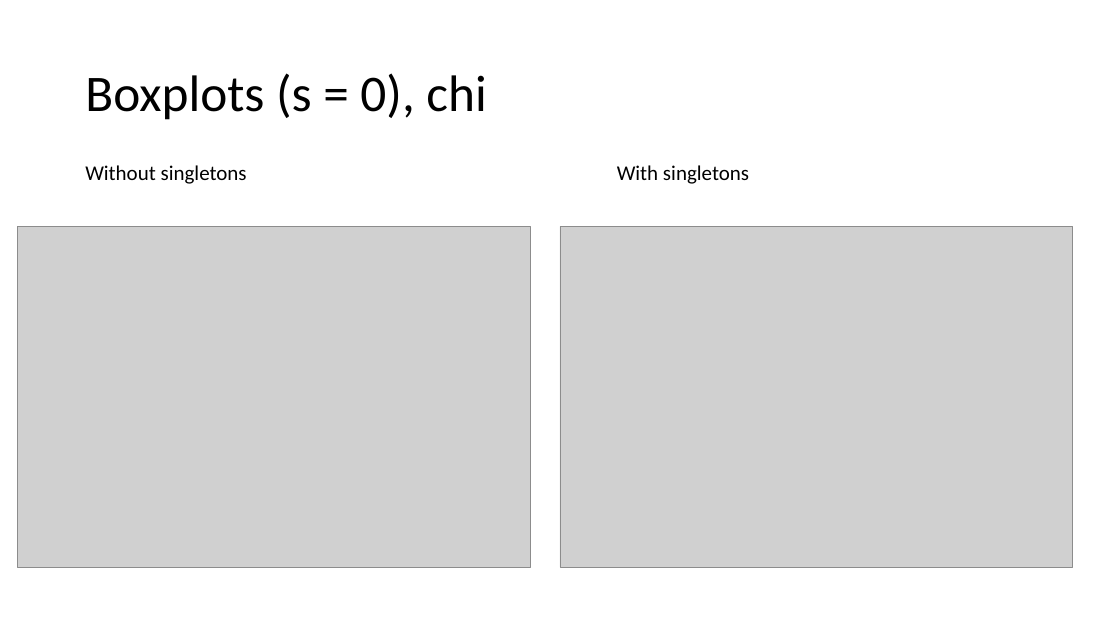
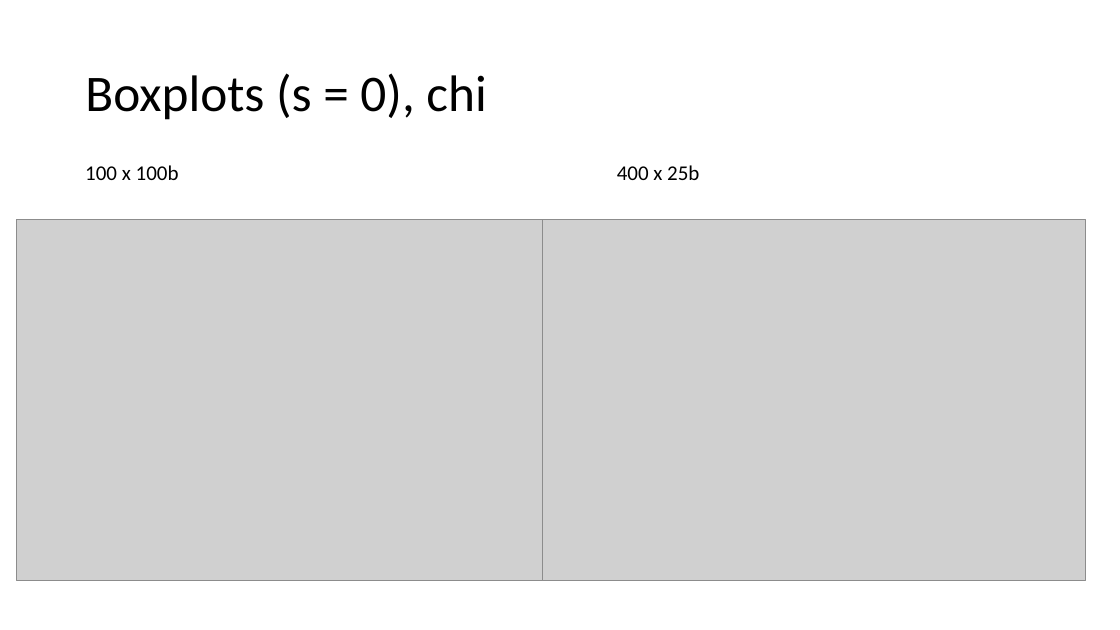
Before and after one commit to jon-mah/RDM_HW, a slide deck: slide 18 of Summary/20201118_RDM_HW_rotation_update.pptx. Drawn at 1120x630 pixels with LibreOffice and Linux fonts; fonts in the diff are those of the drawing; grey boxes stand for pictures. Boxes give left, top, right and bottom in pixels: in the first picture for what was removed or moved away, otherwise in the second. Text is boxed around its words. In the diff, an @@ line names an element or a change of style, - is before the commit and + after.

```diff
--- a/Summary/20201118_RDM_HW_rotation_update.pptx
+++ b/Summary/20201118_RDM_HW_rotation_update.pptx
@@ text at [85,165,179,180]: text changed @@
-Without singletons
+100 x 100b
@@ text at [617,165,699,180]: text changed @@
-With singletons
+400 x 25b
@@ picture: place and size @@
-picture at [18,227,531,568]
+picture at [16,219,560,581]
@@ picture: place and size @@
-picture at [560,227,1074,568]
+picture at [543,219,1086,581]
```
Also in this commit, not shown: 4 other slides changed, 36 other files.
